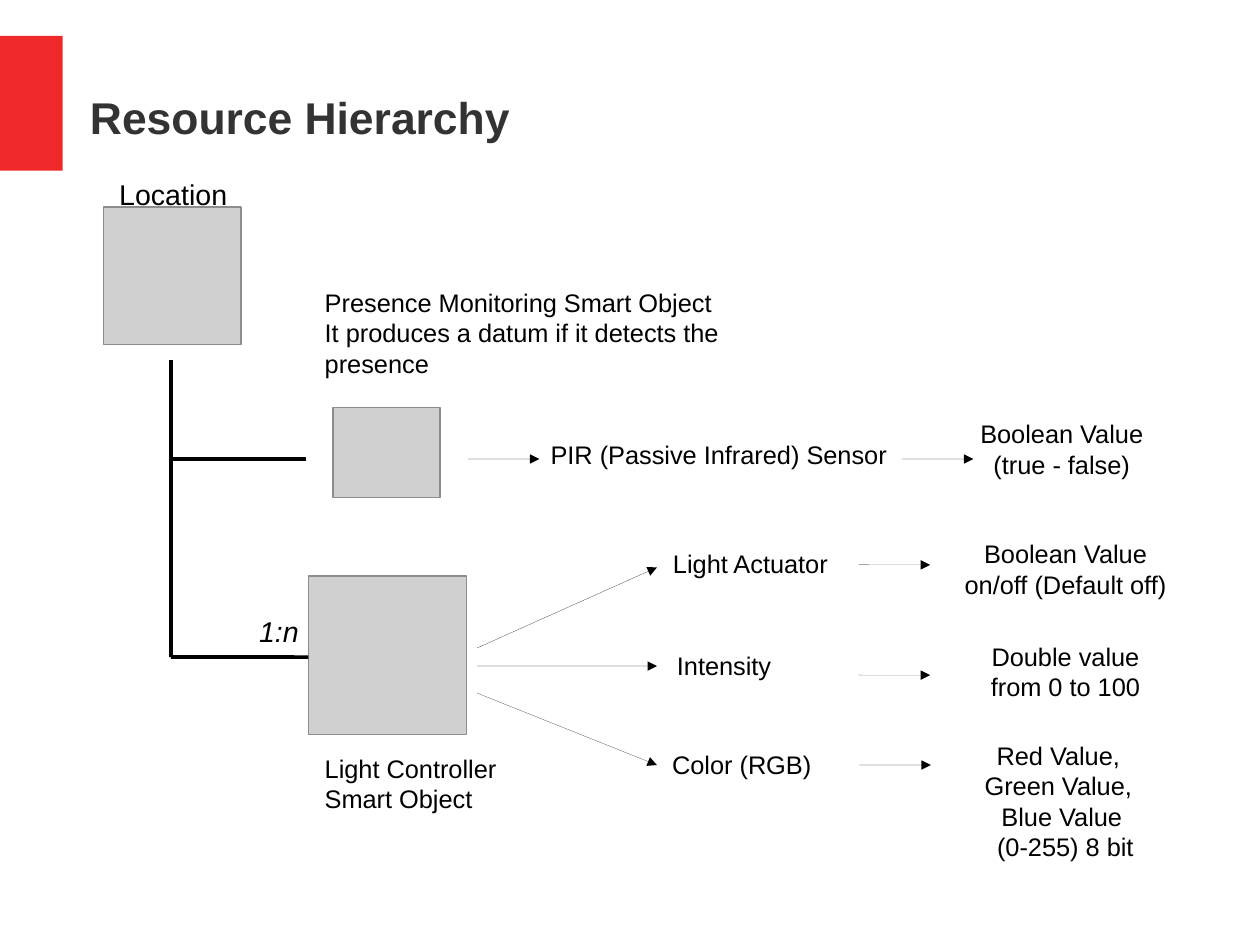
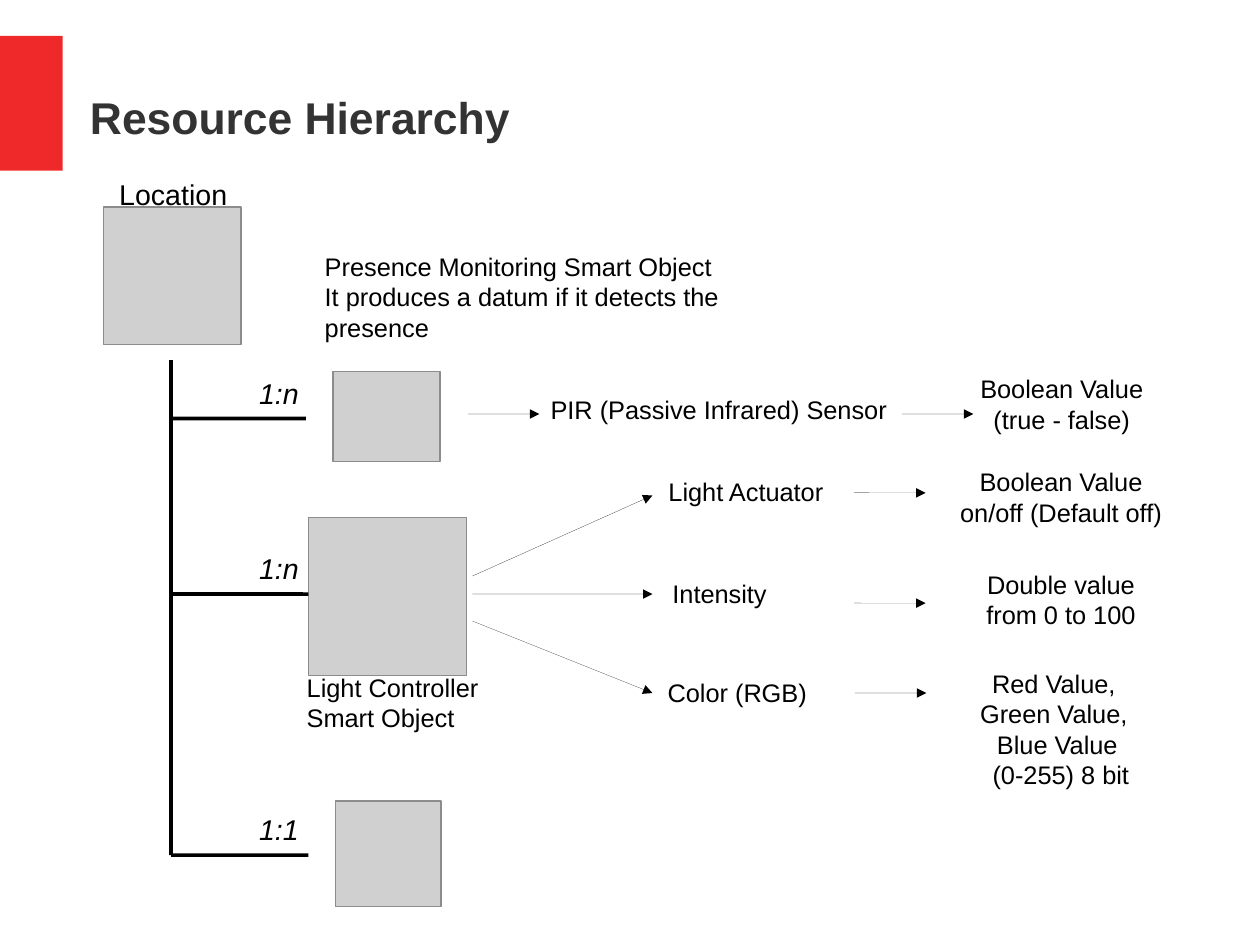
Before and after one commit to MatteoSpaggiari/smartHome, a slide deck: slide 7 of presentazione.odp. Drawn at 1260x945 pixels with LibreOffice and Linux fonts; fonts in the diff are those of the drawing; grey boxes stand for pictures. Boxes give left, top, right and bottom in pixels: in the first picture for what was removed or moved away, otherwise in the second. Text is boxed around its words. In the diff, an @@ line names an element or a change of style, - is before the commit and + after.

Commit message:
Addition of senML + JSON messages, web-app monitoring files and other small changes

```diff
--- a/presentazione.odp
+++ b/presentazione.odp
@@ text "Presence Monitoring Smart Object": place and size @@
-text "Presence Monitoring Smart Object" at [325, 293, 718, 378]
+text "Presence Monitoring Smart Object" at [325, 257, 718, 342]
@@ text added at [259, 384, 299, 404], 18 pt, text #000000, italic @@
+1:n
@@ picture: place and size @@
-picture at [333, 408, 440, 499]
+picture at [333, 372, 440, 462]
@@ line moved from (172, 460) - (306, 460) to (172, 418) - (306, 418) @@
@@ 2 texts, 2 arrows: place and size @@
-2 texts, 2 arrows at [468, 424, 1143, 479]
+2 texts, 2 arrows at [468, 379, 1143, 434]
@@ picture: place and size @@
-picture at [309, 576, 466, 734]
+picture at [309, 518, 466, 676]
@@ text "1:n": place and size @@
-text "1:n" at [259, 622, 299, 642]
+text "1:n" at [259, 559, 299, 579]
@@ line moved from (172, 657) - (309, 657) to (172, 595) - (309, 595) @@
@@ line added from (172, 657) to (172, 855), #000000 2.3 pt @@
@@ text "Light Controller Smart Object": place and size @@
-text "Light Controller Smart Object" at [325, 759, 497, 814]
+text "Light Controller Smart Object" at [307, 678, 479, 733]
@@ 6 texts, 6 arrows: place and size @@
-6 texts, 6 arrows at [477, 544, 1166, 862]
+6 texts, 6 arrows at [472, 472, 1162, 790]
@@ picture added at [335, 802, 441, 908] @@
@@ text added at [259, 820, 299, 840], 18 pt, text #000000, italic @@
+1:1
@@ line added from (172, 855) to (309, 855), #000000 2.3 pt @@
```
Also in this commit, not shown: 2 other slides changed, 1 slide added, 36 other files.
